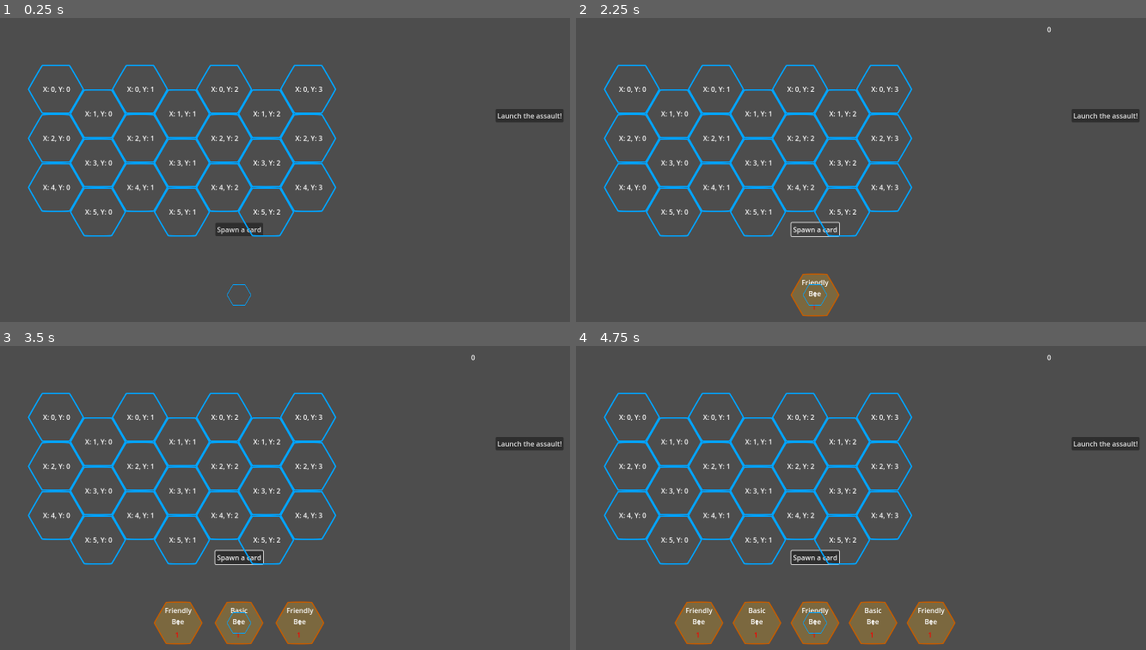
Above: before the commit, frames 1-4 (two rows, left to right).
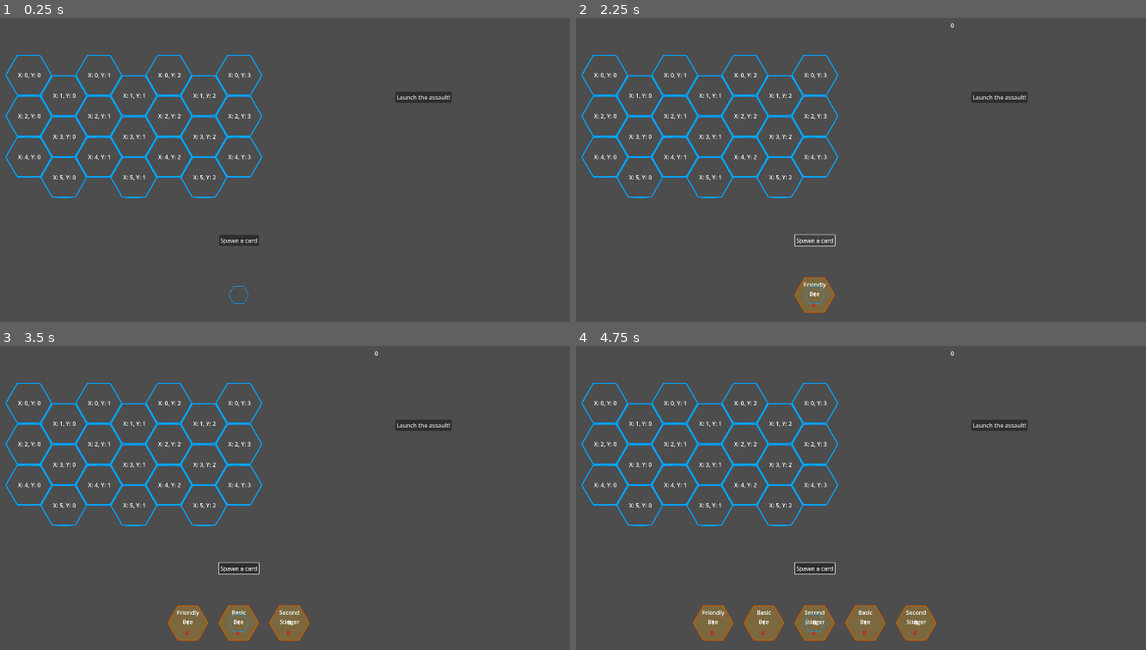
Above: after the commit, the same moments.

Repository: tysia2512/buzzco
Game: Godot game, scene res://scenes/main.tscn
Same seed, same stepped clock (60 frames per second), same inputs: the game is played once before the commit and once after it.
Inputs (mouse positions are in pixels of both pictures, inside the frame that each line leads up to):
- Up to frame 1 (0.25 s): no input
- Up to frame 2 (2.25 s): click "Launch the assault!" at 0.5 s; click "Launch the assault!" at 1.25 s; click "Spawn a card" at 2 s
- Up to frame 3 (3.5 s): tap Enter at 2.75 s; move the mouse to (387, 507) at 2.77 s; hold Up (ui_up) from 2.78 s (still down); tap O at 2.85 s; click (387, 507) at 2.92 s; tap Space (ui_select) at 3.02 s
- Up to frame 4 (4.75 s): release Up (ui_up) at 3.5 s; tap Space (ui_select) at 3.5 s; drag from (678, 546) to (752, 622) at 3.52 s; tap Enter at 4.25 s; move the mouse to (883, 440) at 4.27 s; hold Up (ui_up) from 4.28 s (still down); tap Shift at 4.35 s

The runs differ from the first frame. In frame 1, 7.5% of the frame differs, in the area x 0-99%, y 12-95%; in frame 2, 7.8%; in frame 3, 9.5%; in frame 4, 11%, in the area x 0-99%, y 1-99%.

Commit message:
Create second stinger card and an effect node

Diff:
--- /dev/null
+++ b/effect.gd
@@ -0,0 +1,18 @@
+class_name Effect extends Node2D
+
+@export var multiplier: int = 1
+
+var _from_card: Card = null
+var _tile: GridTile = null
+
+func place(from_card: Card, on_tile: GridTile) -> void:
+	print("Place effect: ", self)
+	_from_card = from_card
+	_tile = on_tile
+	_tile.add_effect(self)
+
+func remove() -> void:
+	_tile.remove_effect(self)
+
+func apply(total: int) -> int:
+	return total * multiplier
--- a/grid.gd
+++ b/grid.gd
@@ -49,7 +49,7 @@
 	for row in grid:
 		for tile in row:
 			if tile.get_card() != null:
-				points += tile.get_card().current_attack_points
+				points += tile.get_card().get_attack_with_effects()
 	return points
 
 func clear_cards() -> void:
--- a/project.godot
+++ b/project.godot
@@ -17,8 +17,9 @@
 
 [display]
 
-window/size/viewport_width=1600
-window/size/viewport_height=900
+window/size/viewport_width=1920
+window/size/viewport_height=1080
+window/stretch/mode="viewport"
 
 [layer_names]
 
--- /dev/null
+++ b/scenes/effect.tscn
@@ -0,0 +1,6 @@
+[gd_scene load_steps=2 format=3 uid="uid://cs006rcd2ix5q"]
+
+[ext_resource type="Script" uid="uid://dthj5qh78gk6y" path="res://effect.gd" id="1_75f6q"]
+
+[node name="Effect" type="Node2D"]
+script = ExtResource("1_75f6q")
--- a/scenes/main.tscn
+++ b/scenes/main.tscn
@@ -47,4 +47,8 @@
 
 [node name="FriendlyBeeCard" parent="CardPresets" instance=ExtResource("6_tefeu")]
 
+[node name="Camera2D" type="Camera2D" parent="."]
+position = Vector2(1, 0)
+anchor_mode = 0
+
 [connection signal="pressed" from="LaunchAttackButton" to="PointCounter" method="_on_launch_attack_button_pressed"]
--- /dev/null
+++ b/scenes/second_stinger_card.tscn
@@ -0,0 +1,12 @@
+[gd_scene load_steps=3 format=3 uid="uid://okvgc0bfgaoo"]
+
+[ext_resource type="Script" uid="uid://fsghcs07a6lg" path="res://scripts/second_stinger_card.gd" id="1_71lds"]
+[ext_resource type="PackedScene" uid="uid://dpctul3yh8g03" path="res://scenes/card.tscn" id="2_42lsh"]
+
+[node name="SecondStingerCard" type="Node2D"]
+script = ExtResource("1_71lds")
+
+[node name="Card" parent="." instance=ExtResource("2_42lsh")]
+
+[connection signal="card_placed" from="Card" to="." method="_on_card_card_placed"]
+[connection signal="card_removed_from_board" from="Card" to="." method="_on_card_card_removed_from_board"]
--- a/scripts/card.gd
+++ b/scripts/card.gd
@@ -1,4 +1,7 @@
 class_name Card extends Node2D
+
+signal card_placed
+signal card_removed_from_board
 
 @export var attack_value: int = 1
 @export var card_name: String = "Card"
@@ -24,7 +27,7 @@
 func _update_labels():
 	attack_label.set_text(str(attack_value))
 	name_label.set_text(card_name)
-	debug_attack_strength_label.set_text(str(current_attack_points))
+	debug_attack_strength_label.set_text(str(get_attack_with_effects()))
 
 func _process(delta: float) -> void:
 	#print("process card with name: ", card_name)
@@ -46,6 +49,7 @@
 	_is_in_hand = true
 	_is_on_the_board = false
 	if _tile_placed != null:
+		emit_signal("card_removed_from_board", _tile_placed)
 		_tile_placed.remove_card()
 		_tile_placed = null
 
@@ -54,8 +58,10 @@
 	_is_in_hand = false
 	_is_on_the_board = true
 	if _tile_placed != null:
+		emit_signal("card_removed_from_board", _tile_placed)
 		_tile_placed.remove_card()
 	_tile_placed = tile
+	emit_signal("card_placed", tile)
 
 func is_in_hand() -> bool:
 	return _is_in_hand
@@ -65,3 +71,15 @@
 
 func get_grid_tile() -> GridTile:
 	return _tile_placed
+
+func get_attack_with_effects() -> int:
+	if _tile_placed == null:
+		return 0
+
+	if _tile_placed.get_effects().is_empty():
+		return current_attack_points
+
+	var total = current_attack_points
+	for effect in _tile_placed.get_effects():
+		total = (effect as Effect).apply(total)
+	return total
--- a/scripts/deck.gd
+++ b/scripts/deck.gd
@@ -2,9 +2,11 @@
 
 @onready var basic_bee_card_scene: PackedScene = preload("res://scenes/basic_bee_card.tscn")
 @onready var friendly_bee_card_scene: PackedScene = preload("res://scenes/friendly_bee_card.tscn")
+@onready var second_stinger_card_scene: PackedScene = preload("res://scenes/second_stinger_card.tscn")
 
-@export var basic_bee_card_count: int = 10
+@export var basic_bee_card_count: int = 4
 @export var friendly_bee_card_count: int = 3
+@export var second_stinger_card_count: int = 2
 
 @onready var card_spawn_point: CardSpawnPoint = $"../CardSpawnPoint"
 
@@ -17,6 +19,9 @@
 	for i in range(0, friendly_bee_card_count):
 		_deck.append(friendly_bee_card_scene)
 
+	for i in range(0, second_stinger_card_count):
+		_deck.append(second_stinger_card_scene)
+
 	_deck.shuffle()
 
 func _on_spawn_card_button_pressed() -> void:
--- a/scripts/grid_tile.gd
+++ b/scripts/grid_tile.gd
@@ -8,6 +8,7 @@
 @onready var debug_coord_label: Label = $DebugCoordLabel
 
 var _card: Card = null
+var _effects = {}
 
 func get_texture_size():
 	return sprite.get_texture_size()
@@ -32,6 +33,18 @@
 func highlight() -> void:
 	debug_coord_label.add_theme_color_override("font_color", Color.AQUAMARINE)
 
+func get_top_neighbor() -> GridTile:
+	return grid.get_tile(row - 2, column)
+
+func add_effect(effect: Effect) -> void:
+	_effects[effect] = true
+
+func remove_effect(effect: Effect) -> void:
+	_effects.erase(effect)
+
+func get_effects() -> Array:
+	return _effects.keys().map(func(key): return key as Effect)
+
 func get_neighbors() -> Array:
 	var neighbors = [
 		Vector2(row - 2, column),
--- /dev/null
+++ b/scripts/second_stinger_card.gd
@@ -0,0 +1,35 @@
+class_name SecondStingerCard extends Node2D
+
+@onready var effect_scene: PackedScene = preload("res://scenes/effect.tscn")
+@onready var card: Card = $Card
+
+const _attack_value = 0
+const _name = "Second Stinger"
+
+func _init():
+	visible = false
+
+func _get_effects() -> Array[Effect]:
+	return get_children().filter(func(node): return node is Effect)
+
+func _ready():
+	card.attack_value = _attack_value
+	card.card_name = _name
+	visible = true
+
+func _process(delta: float) -> void:
+	card.current_attack_points = _attack_value
+
+func _on_card_card_placed(tile: GridTile) -> void:
+	var top_tile = card.get_grid_tile().get_top_neighbor()
+	if top_tile != null:
+		var effect = effect_scene.instantiate() as Effect
+		effect.multiplier = 2
+		add_child(effect)
+		effect.place(card, top_tile)
+
+func _on_card_card_removed_from_board() -> void:
+	var effects = _get_effects()
+	for effect in effects:
+		effect.remove()
+		effect.queue_free()
Not shown, added: effect.gd.uid
Not shown, added: scripts/second_stinger_card.gd.uid
